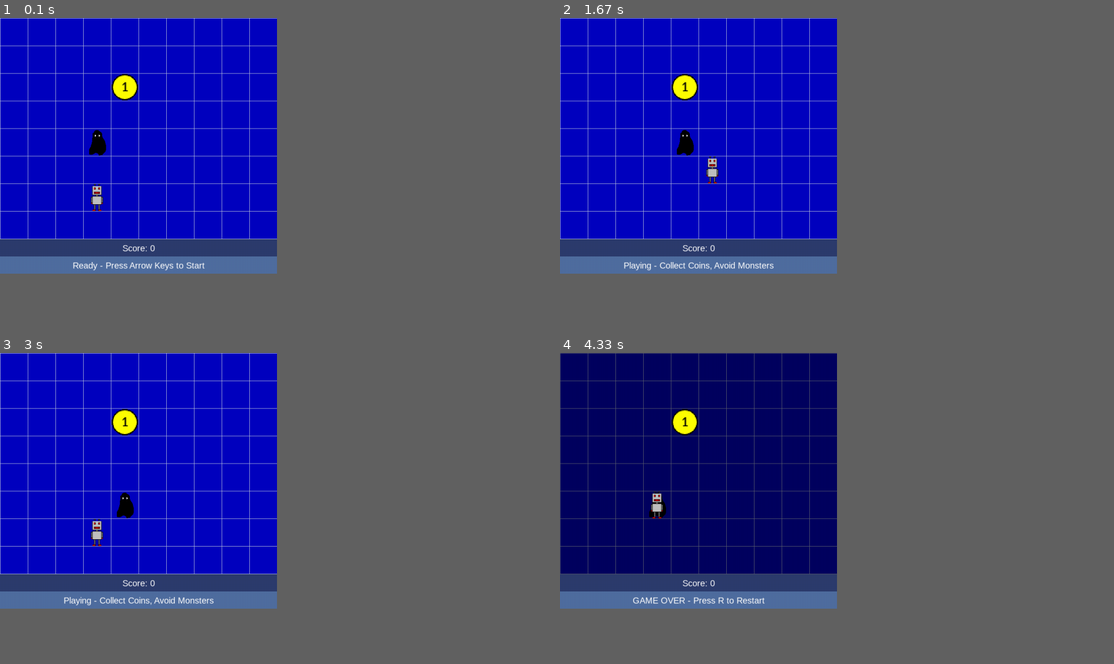
Above: before the commit, frames 1-4 (two rows, left to right).
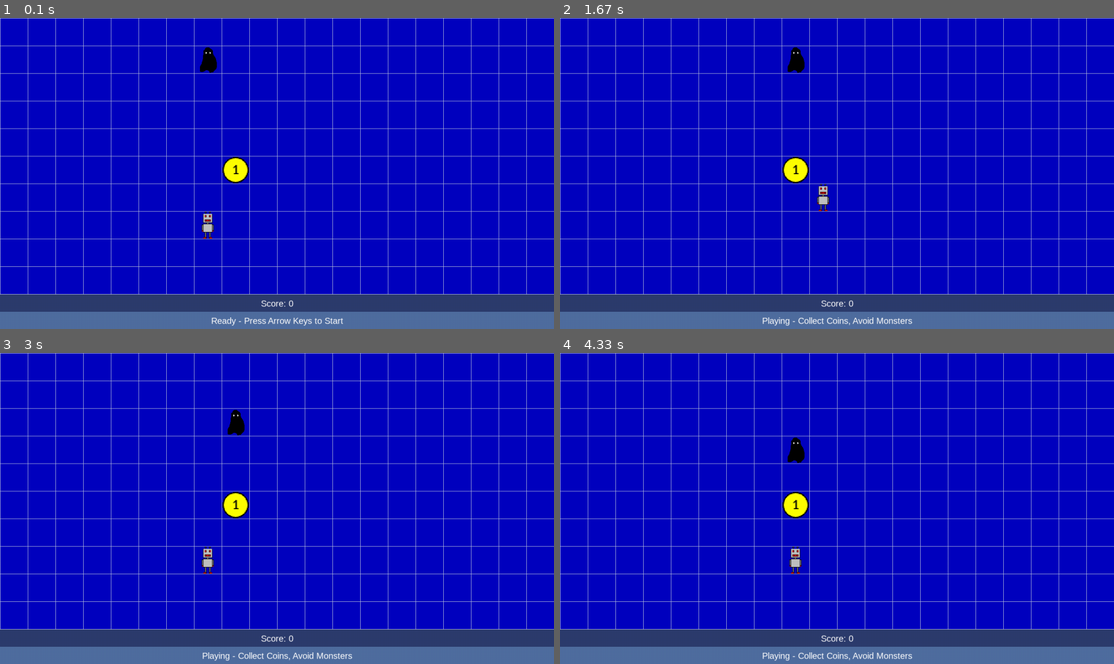
Above: after the commit, the same moments.

Repository: OHiddema/pygame
Game: pygame game, started from src/main.py
Two runs of this game, one before a commit and one after it. Both use one fixed random seed, a clock stepped at 60 frames per second and the inputs below.
Inputs:
- Up to frame 1 (0.1 s): no input
- Up to frame 2 (1.67 s): hold Right 0.33-0.8 s; hold Up 0.83-1.13 s; hold Right 1.17-1.63 s
- Up to frame 3 (3 s): hold Left 1.67-2.2 s; hold Down 2.23-2.53 s; hold Left 2.57-2.97 s
- Up to frame 4 (4.33 s): hold Up 3-3.37 s; hold Right 3.4-4.03 s; hold Down from 4.07 s (still down)
In our replay, the window is 450x416 before the commit and 900x506 after it. These sizes can differ from the game's own. Grey fills any space a smaller window leaves; there, only what the larger window draws over its background counts as a difference.

The runs differ from the first frame. In frame 1, 21% of the frame differs, in the area x 0-100%, y 0-100%; in frame 2, 21%; in frame 3, 21%; in frame 4, 55%.

Commit message:
remove tpe(hinting) errors

Diff:
--- a/src/entities.py
+++ b/src/entities.py
@@ -62,7 +62,7 @@
         super().__init__(self.filename, pos)
 
     # returns True if robot made a move, otherwise False
-    def move(self, delta: Position):
+    def move(self, delta: tuple[int, int]):
         candidate = self.pos + delta
         if self.grid.is_candidate_within_bounds(candidate):
             self.pos = candidate
@@ -84,7 +84,7 @@
         super().__init__(self.filename, pos)
         self.next_move_time = 0.0
 
-    def move_intelligent(self, legal_deltas: list[Position], robot_pos: Position):
+    def move_intelligent(self, legal_deltas: list[tuple[int, int]], robot_pos: Position):
         if not legal_deltas:  # an empty list evaluates to False
             return
 
--- a/src/game_state.py
+++ b/src/game_state.py
@@ -244,7 +244,7 @@
                 self.pause_monster = m
                 return
 
-    def robot_move(self, delta: Position):
+    def robot_move(self, delta: tuple[int,int]):
         old_state = self.robot_state
         if self.robot.move(delta):
             if old_state is not self.RobotState.PLAYING:
@@ -252,7 +252,7 @@
             # if self.pause_state is not before:
                 self.resync_monsters()
 
-    def get_legal_monster_moves(self, m: Monster) -> list[Position]:
+    def get_legal_monster_moves(self, m: Monster) -> list[tuple[int, int]]:
         """Return list of delta-moves that are legal moves."""
         moves = [(-1, 0), (1, 0), (0, -1), (0, 1)]
         legal = []
--- a/src/main.py
+++ b/src/main.py
@@ -1,7 +1,7 @@
 import pygame
 from settings import *
 from game_state import GameState
-from models import Position
+# from models import Position
 
 
 def main():
@@ -25,7 +25,6 @@
 
                 if state.robot_state is state.RobotState.MONSTER:
                     if key == pygame.K_r:
-                        print("Restarting game...")
                         state.reset()
                         continue
 
@@ -35,13 +34,13 @@
                 ):
                     key = event.key
                     if key == pygame.K_LEFT:
-                        state.robot_move(Position(-1, 0))
+                        state.robot_move((-1, 0))
                     elif key == pygame.K_RIGHT:
-                        state.robot_move(Position(1, 0))
+                        state.robot_move((1, 0))
                     elif key == pygame.K_UP:
-                        state.robot_move(Position(0, -1))
+                        state.robot_move((0, -1))
                     elif key == pygame.K_DOWN:
-                        state.robot_move(Position(0, 1))
+                        state.robot_move((0, 1))
 
         state.update()
         state.draw()
--- a/src/settings.py
+++ b/src/settings.py
@@ -1,6 +1,6 @@
 # Grid sizes
-COLS = 10
-ROWS = 8
+COLS = 20
+ROWS = 10
 CELL_SIZE = 64
 
 # bar sizes
